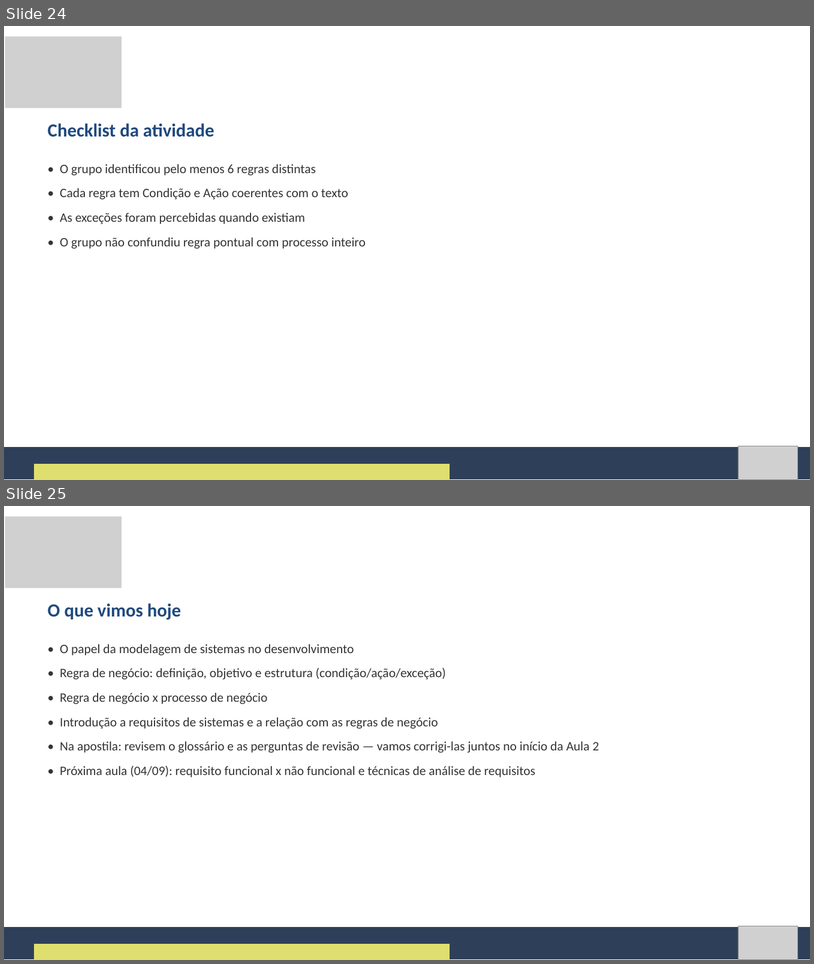
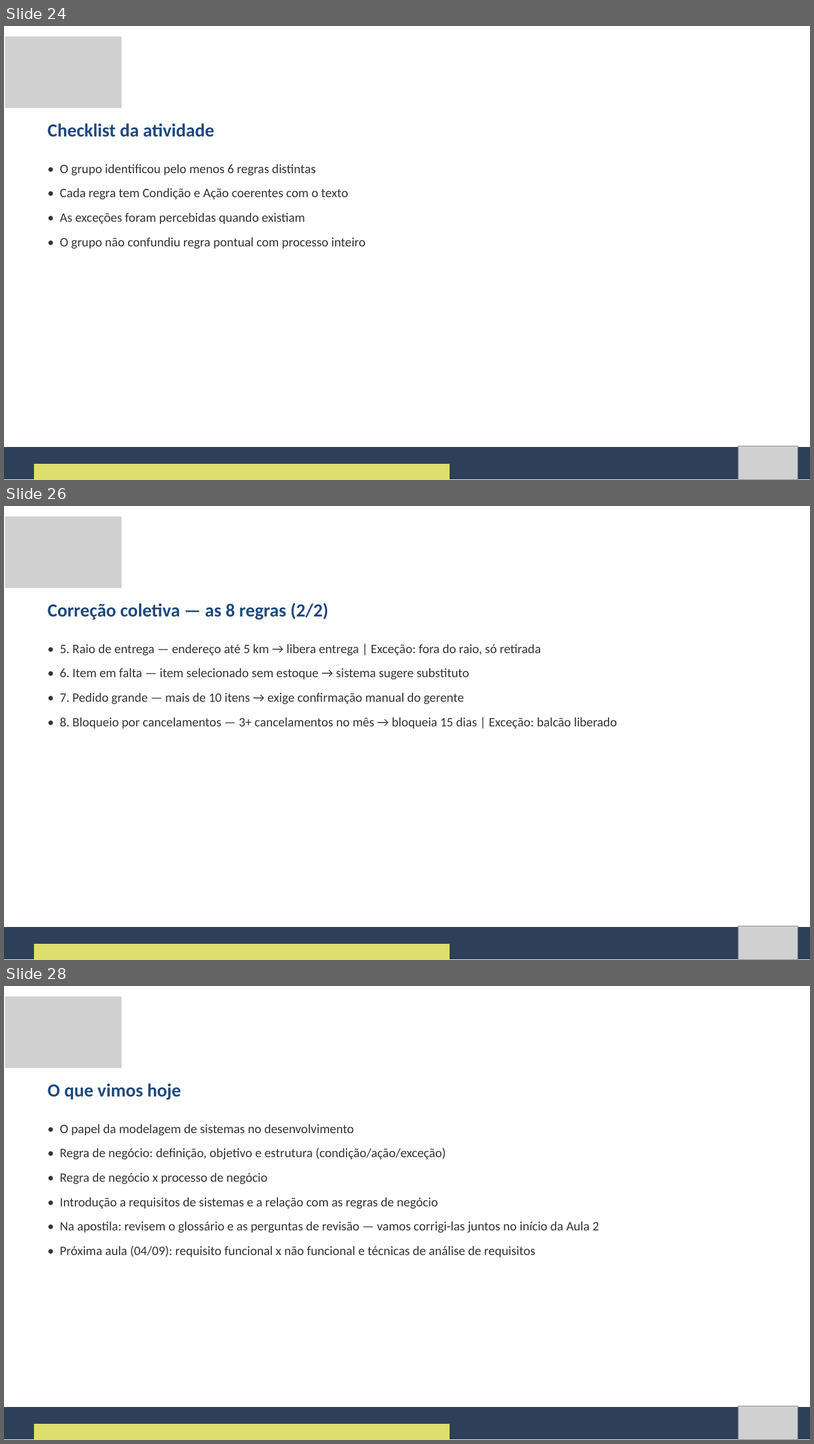
Before and after one commit to Natan20/Curso-Modelagem-De-Sistemas-Material, a slide deck: Aula 01 - 03-09-2026/Aula 1 - Slides.pptx. Shown one above the other, each under a label of ours: slides 24 and 25 before the commit, slides 24, 26 and 28 after it; the slides between them are not shown. The pictures are 814x964 and 814x1444 pixels, drawn with LibreOffice and Linux fonts; fonts in the diff are those of the drawing; grey boxes stand for pictures. Boxes give left, top, right and bottom in pixels: in the first picture for what was removed or moved away, otherwise in the second. Text is boxed around its words. In the diff, an @@ line names an element or a change of style, - is before the commit and + after.

Commit message:
Atualiza Aulas 1-2 com novos conteudos e restringe repo as Aulas 1-2
Aula 1: slides de correcao coletiva ampliada apos a atividade pratica.
Aula 2: novas secoes de ambiguidade/conflitos de requisitos e priorizacao
MoSCoW na apostila e nos slides, com material de reserva.

Remove do rastreamento as Aulas 3-21 (arquivos continuam no disco) para
adicionar aula a aula conforme forem finalizadas. Restaura o README.md.

```diff
--- a/Aula 01 - 03-09-2026/Aula 1 - Slides.pptx
+++ b/Aula 01 - 03-09-2026/Aula 1 - Slides.pptx
@@ slide 26 added at [4, 506, 810, 960], background #FFFFFF @@
@@ picture added at [5, 516, 122, 588] @@
@@ text added at [48, 603, 329, 620], 33 pt, text #1F497D, bold @@
+Correção coletiva — as 8 regras (2/2)
@@ text added at [60, 644, 617, 729], 23 pt, text #333333 @@
+• 5. Raio de entrega — endereço até 5 km → libera entrega | Exceção: fora do raio, só retirada
+• 6. Item em falta — item selecionado sem estoque → sistema sugere substituto
+• 7. Pedido grande — mais de 10 itens → exige confirmação manual do gerente
+• 8. Bloqueio por cancelamentos — 3+ cancelamentos no mês → bloqueia 15 dias | Exceção: balcão liberado
@@ freeform shape added at [4, 927, 810, 959], fill #2E4059 @@
@@ picture added at [738, 926, 798, 959] @@
@@ freeform shape added at [34, 943, 450, 960], fill #DFDF6F @@
@@ what was slide 25 is now slide 28 @@
```
Also in this commit, not shown: 2 other slides added, 59 other files.
